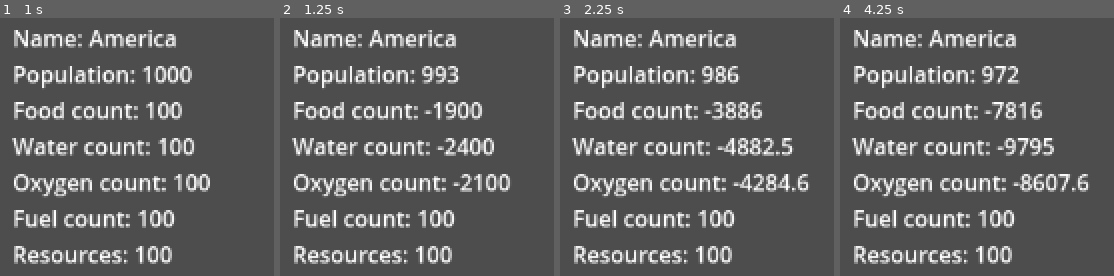
Above: before the commit, frames 1-4 (left to right).
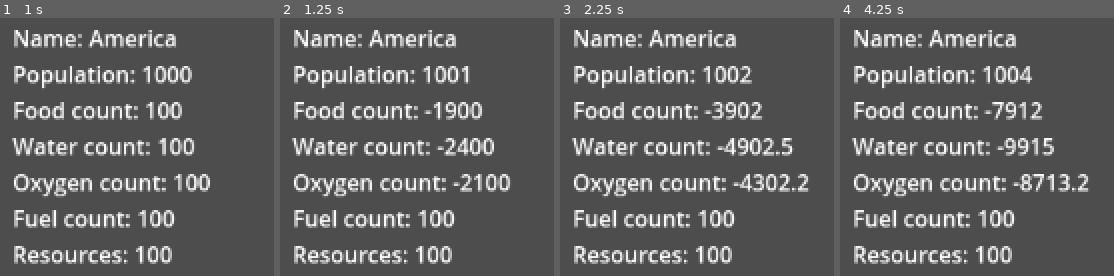
Above: after the commit, the same moments.

Repository: TimidBagel/refactored-octo-sniffle
Game: Godot game, scene res://planet.tscn
The game is run twice, just before and just after one commit, with the same random seed, the same clock (stepped at 60 frames per second) and the same inputs.
Inputs:
- Up to frame 1 (1 s): tap Enter at 0.5 s
- Up to frame 2 (1.25 s): no input
- Up to frame 3 (2.25 s): tap Space at 2 s
- Up to frame 4 (4.25 s): tap Enter at 2.75 s; tap Space at 3.5 s

Frame 1 is identical in both runs. In frame 2, 0.6% of the frame differs, in the area x 51-70%, y 18-26%; in frame 3, 2.1%; in frame 4, 2.4%, in the area x 51-92%, y 18-68%.

Commit message:
Update civilization.gd
tweaked population formula :3

Diff:
--- a/Engine Files/scripts/civilization.gd
+++ b/Engine Files/scripts/civilization.gd
@@ -11,8 +11,8 @@
 var building_list = []
 
 # measured in people per day
-var pop_growth_rate = 10.2
-var pop_decline_rate = 7.2
+var pop_growth_rate = 0.7
+var pop_decline_rate = 0.2
 
 # measured in kilograms per day
 @onready var oxygen_decrease_rate = 2.2
@@ -48,8 +48,8 @@
 
 
 func population_growth_decline():
-	self.population -= int((self.population / ((self.population * 55) /100) * self.pop_decline_rate))
-	self.population += int((self.population / 1000) * self.pop_growth_rate)
+	self.population -= int((self.population - self.population + ((self.population * 95) / 100) * self.pop_decline_rate) / 1000)
+	self.population += int((self.population + self.population - ((self.population * 90) / 100) * self.pop_growth_rate) / 1000)
 
 var time = 0
 
